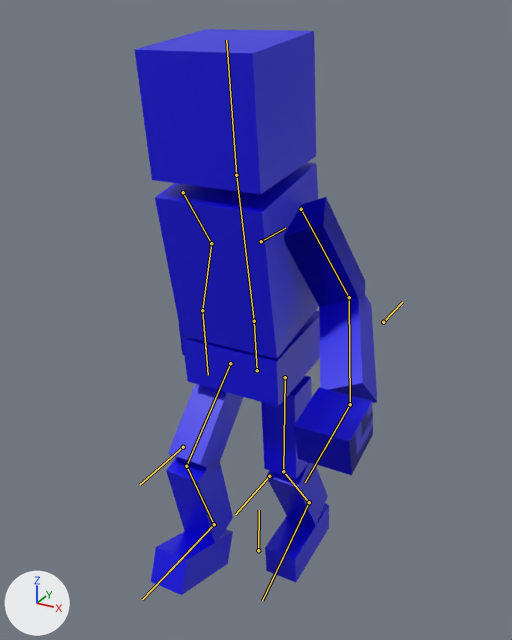
Two versions of the Blender file Robot1.blend, one commit apart.
Both versions are drawn from a 50 mm camera at (5.99, -11.03, 5.92) aimed at (-0.07, -0.01, 0.41). Lighting does not change. The marker at lower left points along +X, +Y and +Z. Both versions are drawn at frame 25 of the action 'Run'; the numbers are the values there. The bones that bend it are drawn over the model as lines.
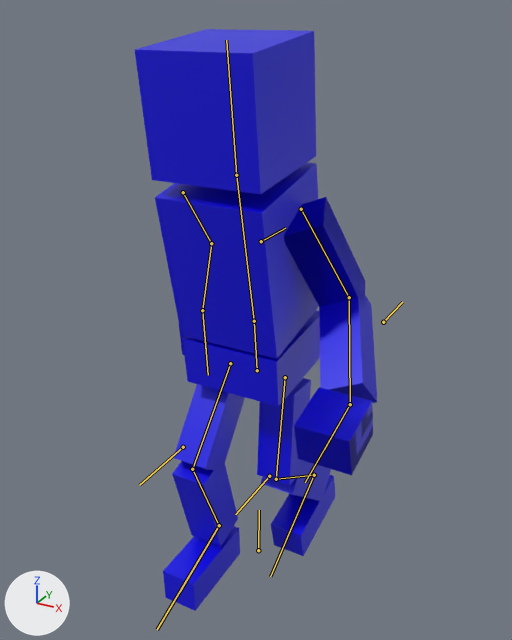
Where the change shows, as pixel boxes [x1, y1, x2, y2] in the pictures (512 x 640 px):
'Cube', posed
    before: [135, 29, 377, 595]
    after: [135, 29, 377, 611]
bone 'FootIK.L', root to tip
    before: (309, 502) to (262, 600)
    after: (314, 475) to (270, 576)
bone 'FootIK.R', root to tip
    before: (214, 524) to (142, 599)
    after: (219, 525) to (157, 629)

The change in detail:
Bone 'FootIK.L' (bone_footik_l) moves from (0.0, -1.09, 0.54) to (0.0, -1.48, -0.01).
Bone 'FootIK.L' (bone_footik_l) turns from (6, 0, 0) to (13, 0, 0) degrees about its own x, y and z.
Bone 'FootIK.R' (bone_footik_r) moves from (0.0, 0.86, -0.56) to (0.0, 0.71, -0.32).
Bone 'FootIK.R' (bone_footik_r) turns from (-19, 0, 0) to (2, 0, 0) degrees about its own x, y and z.
